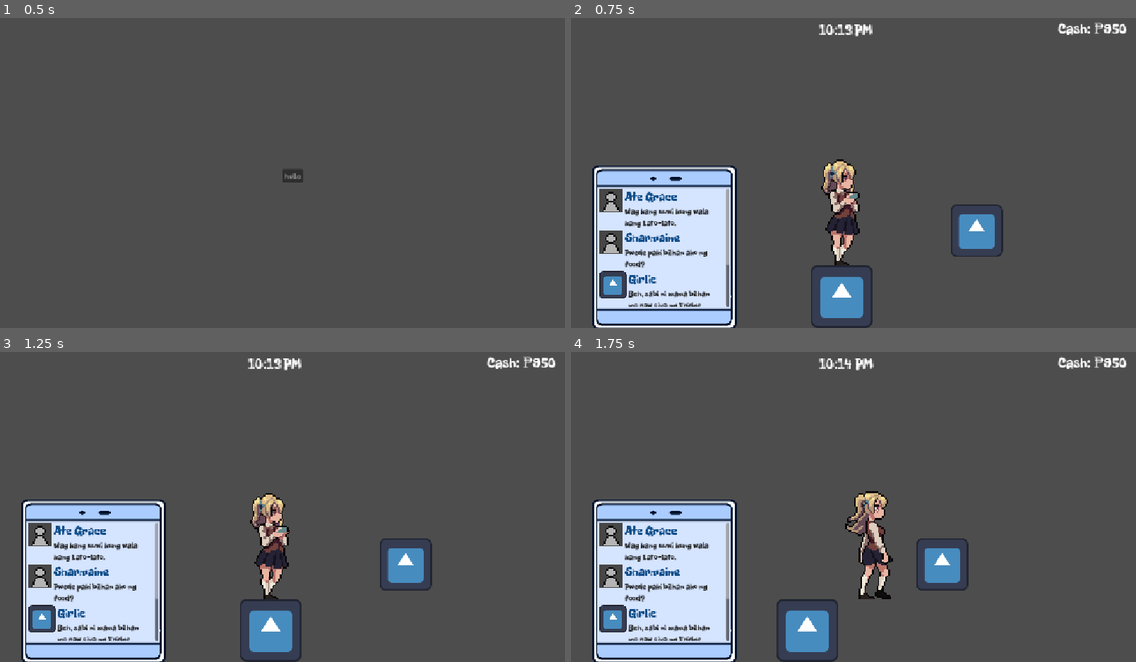
Above: before the commit, frames 1-4 (two rows, left to right).
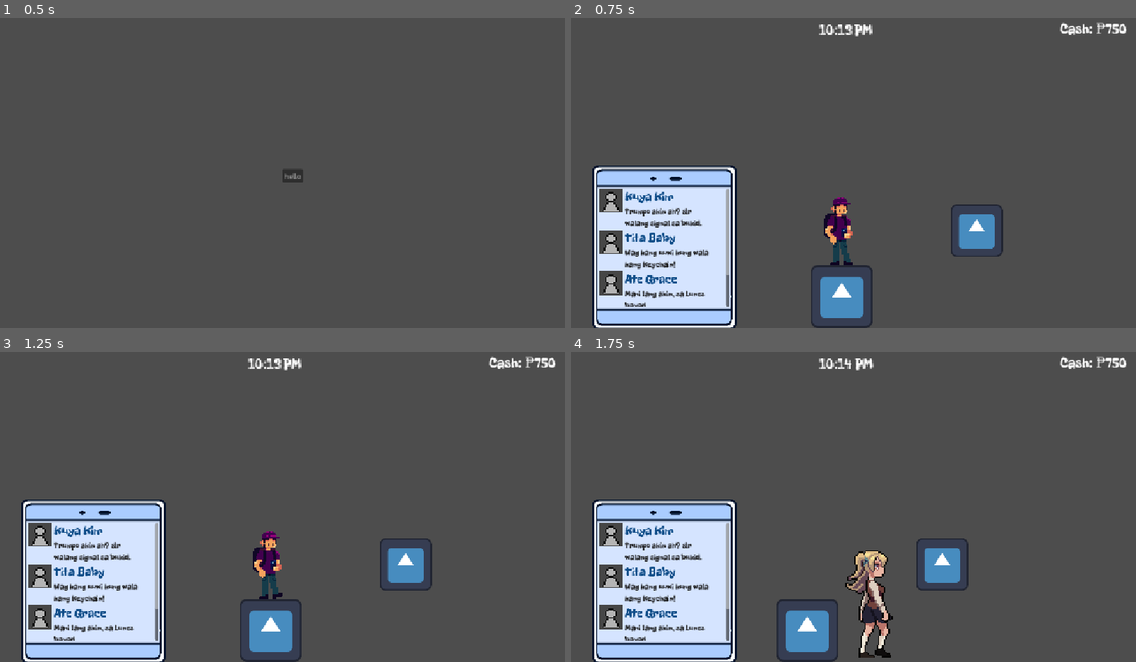
Above: after the commit, the same moments.

Repository: Ronbc779/Game-Jam
Game: Godot game, scene res://scenes/menu.tscn
Two runs of this game, one before a commit and one after it. Both use one fixed random seed, a clock stepped at 60 frames per second and the inputs below. The engine's default icon, where the game draws it, is replaced by a stand-in: a white triangle on a blue panel in a dark square.
Inputs:
- Up to frame 1 (0.5 s): no input
- Up to frame 2 (0.75 s): click "hello" at 0.5 s
- Up to frame 3 (1.25 s): no input
- Up to frame 4 (1.75 s): hold D (right) from 1.28 s (still down); hold E (interact) from 1.28 s (still down)

Frame 1 is identical in both runs. In frame 2, 3.7% of the frame differs, in the area x 5-96%, y 1-94%; in frame 3, 3.7%; in frame 4, 4.6%, in the area x 5-96%, y 1-99%.

Commit message:
Updated player sprite

Diff:
--- a/scenes/player.tscn
+++ b/scenes/player.tscn
@@ -17,41 +17,65 @@
 stream_3/stream = ExtResource("5_y4r1p")
 stream_4/stream = ExtResource("6_d2wvv")
 
-[sub_resource type="AtlasTexture" id="AtlasTexture_e6tc2"]
-atlas = ExtResource("1_g2els")
-region = Rect2(0, 0, 128, 128)
-
-[sub_resource type="AtlasTexture" id="AtlasTexture_k0aba"]
-atlas = ExtResource("1_g2els")
-region = Rect2(128, 0, 128, 128)
-
-[sub_resource type="AtlasTexture" id="AtlasTexture_ogw1n"]
-atlas = ExtResource("1_g2els")
-region = Rect2(256, 0, 128, 128)
-
-[sub_resource type="AtlasTexture" id="AtlasTexture_0d0nc"]
-atlas = ExtResource("1_g2els")
-region = Rect2(384, 0, 128, 128)
-
-[sub_resource type="AtlasTexture" id="AtlasTexture_d3a2h"]
-atlas = ExtResource("1_g2els")
-region = Rect2(512, 0, 128, 128)
-
-[sub_resource type="AtlasTexture" id="AtlasTexture_0ltrl"]
-atlas = ExtResource("1_g2els")
-region = Rect2(640, 0, 128, 128)
-
-[sub_resource type="AtlasTexture" id="AtlasTexture_kvjf6"]
-atlas = ExtResource("1_g2els")
-region = Rect2(768, 0, 128, 128)
-
-[sub_resource type="AtlasTexture" id="AtlasTexture_hj3w6"]
-atlas = ExtResource("1_g2els")
-region = Rect2(896, 0, 128, 128)
-
-[sub_resource type="AtlasTexture" id="AtlasTexture_hodpe"]
-atlas = ExtResource("1_g2els")
-region = Rect2(1024, 0, 128, 128)
+[sub_resource type="AtlasTexture" id="AtlasTexture_smehm"]
+atlas = ExtResource("1_g2els")
+region = Rect2(0, 0, 32, 48)
+
+[sub_resource type="AtlasTexture" id="AtlasTexture_ur7pv"]
+atlas = ExtResource("1_g2els")
+region = Rect2(32, 0, 32, 48)
+
+[sub_resource type="AtlasTexture" id="AtlasTexture_y4r1p"]
+atlas = ExtResource("1_g2els")
+region = Rect2(64, 0, 32, 48)
+
+[sub_resource type="AtlasTexture" id="AtlasTexture_d2wvv"]
+atlas = ExtResource("1_g2els")
+region = Rect2(96, 0, 32, 48)
+
+[sub_resource type="AtlasTexture" id="AtlasTexture_3v2ag"]
+atlas = ExtResource("1_g2els")
+region = Rect2(128, 0, 32, 48)
+
+[sub_resource type="AtlasTexture" id="AtlasTexture_jej6c"]
+atlas = ExtResource("1_g2els")
+region = Rect2(160, 0, 32, 48)
+
+[sub_resource type="AtlasTexture" id="AtlasTexture_f1ej7"]
+atlas = ExtResource("1_g2els")
+region = Rect2(192, 0, 32, 48)
+
+[sub_resource type="AtlasTexture" id="AtlasTexture_oprun"]
+atlas = ExtResource("1_g2els")
+region = Rect2(224, 0, 32, 48)
+
+[sub_resource type="AtlasTexture" id="AtlasTexture_a8ls1"]
+atlas = ExtResource("1_g2els")
+region = Rect2(256, 0, 32, 48)
+
+[sub_resource type="AtlasTexture" id="AtlasTexture_qfm1y"]
+atlas = ExtResource("1_g2els")
+region = Rect2(288, 0, 32, 48)
+
+[sub_resource type="AtlasTexture" id="AtlasTexture_fulsm"]
+atlas = ExtResource("1_g2els")
+region = Rect2(320, 0, 32, 48)
+
+[sub_resource type="AtlasTexture" id="AtlasTexture_4r5pv"]
+atlas = ExtResource("1_g2els")
+region = Rect2(352, 0, 32, 48)
+
+[sub_resource type="AtlasTexture" id="AtlasTexture_60mlk"]
+atlas = ExtResource("1_g2els")
+region = Rect2(384, 0, 32, 48)
+
+[sub_resource type="AtlasTexture" id="AtlasTexture_i4ail"]
+atlas = ExtResource("1_g2els")
+region = Rect2(416, 0, 32, 48)
+
+[sub_resource type="AtlasTexture" id="AtlasTexture_a38lo"]
+atlas = ExtResource("1_g2els")
+region = Rect2(448, 0, 32, 48)
 
 [sub_resource type="AtlasTexture" id="AtlasTexture_qoi8n"]
 atlas = ExtResource("2_qhqgy")
@@ -105,35 +129,53 @@
 animations = [{
 "frames": [{
 "duration": 1.0,
-"texture": SubResource("AtlasTexture_e6tc2")
-}, {
-"duration": 1.0,
-"texture": SubResource("AtlasTexture_k0aba")
-}, {
-"duration": 1.0,
-"texture": SubResource("AtlasTexture_ogw1n")
-}, {
-"duration": 1.0,
-"texture": SubResource("AtlasTexture_0d0nc")
-}, {
-"duration": 1.0,
-"texture": SubResource("AtlasTexture_d3a2h")
-}, {
-"duration": 1.0,
-"texture": SubResource("AtlasTexture_0ltrl")
-}, {
-"duration": 1.0,
-"texture": SubResource("AtlasTexture_kvjf6")
-}, {
-"duration": 1.0,
-"texture": SubResource("AtlasTexture_hj3w6")
-}, {
-"duration": 1.0,
-"texture": SubResource("AtlasTexture_hodpe")
+"texture": SubResource("AtlasTexture_smehm")
+}, {
+"duration": 1.0,
+"texture": SubResource("AtlasTexture_ur7pv")
+}, {
+"duration": 1.0,
+"texture": SubResource("AtlasTexture_y4r1p")
+}, {
+"duration": 1.0,
+"texture": SubResource("AtlasTexture_d2wvv")
+}, {
+"duration": 1.0,
+"texture": SubResource("AtlasTexture_3v2ag")
+}, {
+"duration": 1.0,
+"texture": SubResource("AtlasTexture_jej6c")
+}, {
+"duration": 1.0,
+"texture": SubResource("AtlasTexture_f1ej7")
+}, {
+"duration": 1.0,
+"texture": SubResource("AtlasTexture_oprun")
+}, {
+"duration": 1.0,
+"texture": SubResource("AtlasTexture_a8ls1")
+}, {
+"duration": 1.0,
+"texture": SubResource("AtlasTexture_qfm1y")
+}, {
+"duration": 1.0,
+"texture": SubResource("AtlasTexture_fulsm")
+}, {
+"duration": 1.0,
+"texture": SubResource("AtlasTexture_4r5pv")
+}, {
+"duration": 1.0,
+"texture": SubResource("AtlasTexture_60mlk")
+}, {
+"duration": 1.0,
+"texture": SubResource("AtlasTexture_i4ail")
+}, {
+"duration": 1.0,
+"texture": SubResource("AtlasTexture_a38lo")
 }],
 "loop": 1,
 "name": &"idle",
-"speed": 10.0
+"speed": 5.0
 }, {
 "frames": [{
 "duration": 1.0,
@@ -178,8 +220,8 @@
 }]
 
 [sub_resource type="CapsuleShape2D" id="CapsuleShape2D_xrivr"]
-radius = 11.333334
-height = 68.66667
+radius = 9.333334
+height = 45.33333
 
 [node name="player" type="CharacterBody2D" unique_id=1068984735]
 scale = Vector2(3, 3)
@@ -188,14 +230,13 @@
 
 [node name="AnimatedSprite2D" type="AnimatedSprite2D" parent="." unique_id=508239025]
 texture_filter = 1
-position = Vector2(0, -64)
+position = Vector2(0, -24.333334)
 sprite_frames = SubResource("SpriteFrames_xrivr")
-animation = &"walk"
+animation = &"idle"
 autoplay = "idle"
-frame_progress = 0.80879354
 
 [node name="CollisionShape2D" type="CollisionShape2D" parent="." unique_id=522637750]
-position = Vector2(0, -34.333332)
+position = Vector2(0, -22.666666)
 shape = SubResource("CapsuleShape2D_xrivr")
 
 [node name="sprintTimer" type="Timer" parent="." unique_id=1387727772]
@@ -206,7 +247,6 @@
 scale = Vector2(0.33333334, 0.33333334)
 pitch_scale = 1.25
 attenuation = 0.10511226
-bus = &"SFX"
 
 [connection signal="frame_changed" from="AnimatedSprite2D" to="." method="_on_animated_sprite_2d_frame_changed"]
 [connection signal="timeout" from="sprintTimer" to="." method="_on_sprint_timer_timeout"]
--- a/scripts/ShopManager.gd
+++ b/scripts/ShopManager.gd
@@ -5,9 +5,9 @@
 var shops: Dictionary = {
 	"toy": {
 		"items": [
-			{"name": "Wooden Yoyo", "price": 100},
-			{"name": "Lato-lato", "price": 180},
-			{"name": "Sungka Set", "price": 250},
+			{"name": "Trumpo", "price": 100},
+			{"name": "Pogs", "price": 180},
+			{"name": "Yoyo", "price": 250},
 		]
 	},
 	"souvenir": {
@@ -19,10 +19,12 @@
 	},
 	"food": {
 		"items": [
-			{"name": "Bukopie",  "price": 100},
-			{"name": "Tunapie",  "price": 200},
-			{"name": "Applepie", "price": 300},
-			{"name": "Otap",     "price": 90},
+			{"name": "Polvoron",  "price": 100},
+			{"name": "Chicharon",  "price": 200},
+			{"name": "Dried Mangoes", "price": 300},
+			{"name": "Mani", "price": 90},
+			{"name": "Suman", "price": 90},
+			{"name": "Biscocho", "price": 90},
 		]
 	},
 }
@@ -33,21 +35,32 @@
 	{"name": "Girlie", "avatar": preload("res://icon.svg")},
 	{"name": "Panying", "avatar": preload("res://icon.svg")},
 	{"name": "Ate Grace", "avatar": null},
+	{"name": "Tita Princess", "avatar": null},
+	{"name": "Tito Boy", "avatar": null},
+	{"name": "AAA Mama Globe", "avatar": null},
+	{"name": "Papa", "avatar": null},
+	{"name": "Kuya Kim", "avatar": null},
+	{"name": "Bunso", "avatar": null},
+
 ]
 
 var requirement_types_pool: Array = [
 	{"type": "category", "value": "toy"},
 	{"type": "category", "value": "souvenir"},
 	{"type": "category", "value": "food"},
-	{"type": "item", "value": "Bukopie"},
-	{"type": "item", "value": "Sungka Set"},
+	{"type": "item", "value": "Polvoron"},
+	{"type": "item", "value": "Chicharon"},
+	{"type": "item", "value": "Dried Mangoes"},
+	{"type": "item", "value": "Mani"},
+	{"type": "item", "value": "Suman"},
+	{"type": "item", "value": "Biscocho"},
+	{"type": "item", "value": "Trumpo"},
+	{"type": "item", "value": "Yoyo"},
+	{"type": "item", "value": "Pogs"},
+	{"type": "item", "value": "Keychain"},
+	{"type": "item", "value": "Fridge Magnet"},
 	{"type": "item", "value": "Pututoy"},
-	{"type": "item", "value": "Tunapie"},
-	{"type": "item", "value": "Wooden Yoyo"},
-	{"type": "item", "value": "Keychain"},
-	{"type": "item", "value": "Applepie"},
-	{"type": "item", "value": "Lato-lato"},
-	{"type": "item", "value": "Fridge Magnet"},
+
 ]
 
 var category_message_templates: Array = [
@@ -57,14 +70,28 @@
 	"{value} lang, kahit ano basta {value}.",
 	"I forgot to tell you to buy {value}.",
 	"Beh, sabi ni mama bilhan mo raw siya ng {value}.",
-	"Ang cra is ving for to is day's vid is eo is {value}.",
+	"Ang cra is ving for to is day’s vid is yew is {value}.",
+	"Pabili ako teh ng {value}, showcase ko lang sa vlog sa tiktok.",
+	"{value} na kahit ano, sa Lunes bayad",
+	"Uych, sisch, pabilich ngch {value}ch hach? Salamatch.",
+	"Good morning. Pabili ako ng {value}. Salamat.",
+	"b3bang…., {value} lang ak1n. tNx… mwa.",
+	"yohoo, sa {value} ang tingin! yan lang akin, lamats.",
+	"{value} akin ah? ket ano lng,, slr walang signal sa bukid.",
+	"pabili nga {value}, kailangan ni bunso para sa project nya",
 ]
 var item_message_templates: Array = [
 	"Yung {value} lang talaga gusto ko!",
-	"Wag kang uuwi kung wala kang {value}.",
+	"Wag kang uuwi kung wala kang {value}!",
 	"Sabi ko sayo, {value} lang ha!",
 	"Beh, sabi ni mama bilhan mo raw siya ng {value}.",
 	"Uych, sisch, pabilich ngch {value}ch hach? Salamatch.",
+	"Reto kita sa crush mo teh, bilhin mo lang ako ng {value}",
+	"{value} akin ah? slr walang signal sa bukid.",
+	"pabili nga {value}, kailangan ni bunso para sa project nya",
+	"{value} lang akin, sa Lunes bayad.",
+	"Hi'ed. Ang'ed aking'ed kasautan'ed ay'ed... {value}'ed po'ed ate'ed.",
+
 ]
 
 var checklist: Array = []
--- a/scripts/shop_ui.gd
+++ b/scripts/shop_ui.gd
@@ -1,6 +1,6 @@
 extends Control
 
-@onready var item_container: Container = $ScrollContainer/ItemContainer  # adjust path to match your tree
+@onready var item_container: Container = $ScrollContainer/ItemContainer
 var sell_item_scene: PackedScene = preload("res://scenes/sell_item.tscn")
 
 func populate(category: String, items: Array) -> void:
Binary file changed: assets/images/Idle.png
Not shown, added: assets/images/food/biscocho.png.import
Not shown, added: assets/images/food/chicharon.png.import
Not shown, added: assets/images/food/polvoron.png.import
Not shown, added: assets/images/souvenir/abaniko.png.import
Not shown, added: assets/images/souvenir/bag.png.import
Not shown, added: assets/images/souvenir/dreamcatcher.png.import
Not shown, added: assets/images/souvenir/jeepney_miniature.png.import
Not shown, added: assets/images/souvenir/keychain.png.import
Not shown, added: assets/images/souvenir/salakot.png.import
Not shown, added: assets/images/souvenir/tshirt.png.import
